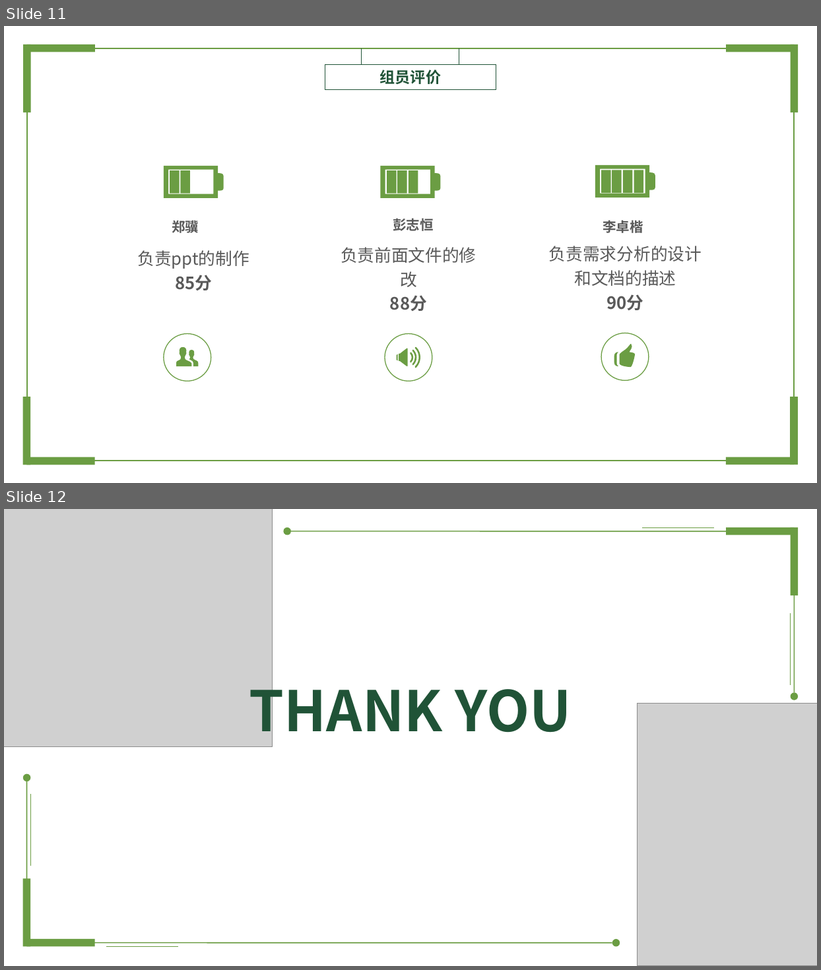
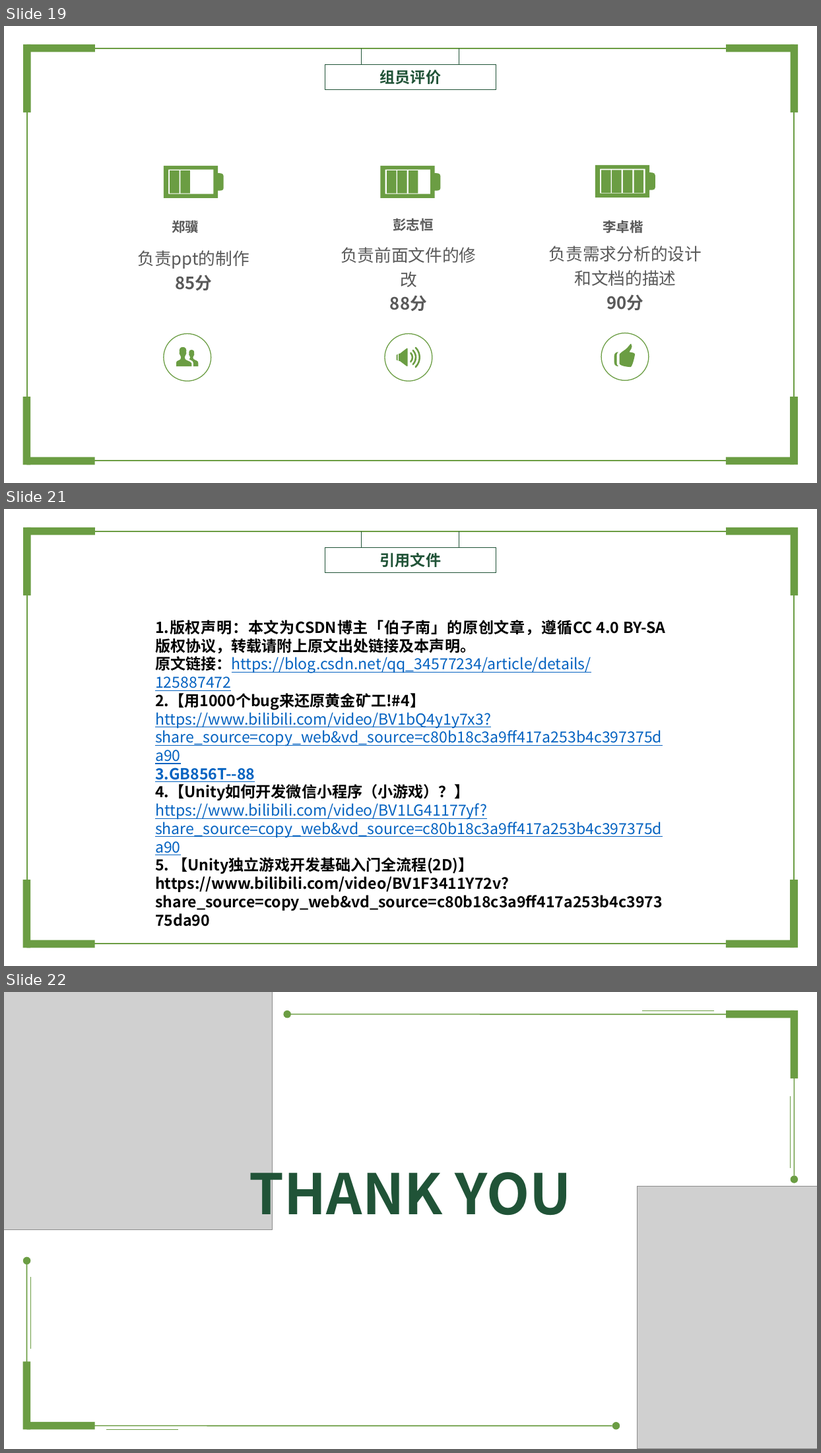
Before and after one commit to lzhokai/-, a slide deck: G13需求分析.pptx. Shown one above the other, each under a label of ours: slides 11 and 12 before the commit, slides 19, 21 and 22 after it; the slides between them are not shown. The pictures are 821x970 and 821x1453 pixels, drawn with LibreOffice and Linux fonts; fonts in the diff are those of the drawing; grey boxes stand for pictures; background and template pictures are left out. Boxes give left, top, right and bottom in pixels: in the first picture for what was removed or moved away, otherwise in the second. Text is boxed around its words. In the diff, an @@ line names an element or a change of style, - is before the commit and + after.

```diff
--- a/G13需求分析.pptx
+++ b/G13需求分析.pptx
@@ slide 21 added at [4, 509, 817, 966], background picture (left out) @@
@@ rectangle added at [24, 527, 31, 595], fill #6B9D43 @@
@@ rectangle added at [27, 527, 96, 535], fill #6B9D43 @@
@@ rectangle added at [726, 527, 795, 535], fill #6B9D43 @@
@@ rectangle added at [791, 527, 798, 595], fill #6B9D43 @@
@@ rectangle added at [27, 531, 795, 945], outline #6B9D43 1.5 pt @@
@@ rectangle added at [325, 547, 496, 572], outline #205337 1 pt, 18 pt, text #205337, bold @@
+引用文件
@@ line added from (362, 531) to (362, 548), #205337 1 pt @@
@@ line added from (459, 531) to (459, 548), #205337 1 pt @@
@@ text added at [155, 620, 665, 911], 18 pt, text #0563C1, underline @@
+1.版权声明：本文为CSDN博主「伯子南」的原创文章，遵循CC 4.0 BY-SA版权协议，转载请附上原文出处链接及本声明。
+原文链接：https://blog.csdn.net/qq_34577234/article/details/125887472
+2.【用1000个bug来还原黄金矿工!#4】 https://www.bilibili.com/video/BV1bQ4y1y7x3?share_source=copy_web&vd_source=c80b18c3a9ff417a253b4c397375da90
+3.GB856T--88
+4.【Unity如何开发微信小程序（小游戏）？】
+https://www.bilibili.com/video/BV1LG41177yf?share_source=copy_web&vd_source=c80b18c3a9ff417a253b4c397375da90
+5. 【Unity独立游戏开发基础入门全流程(2D)】
+https://www.bilibili.com/video/BV1F3411Y72v?share_source=copy_web&vd_source=c80b18c3a9ff417a253b4c397375da90
@@ rectangle added at [23, 880, 30, 948], fill #6B9D43 @@
@@ rectangle added at [791, 880, 798, 948], fill #6B9D43 @@
@@ rectangle added at [26, 941, 95, 948], fill #6B9D43 @@
@@ rectangle added at [726, 941, 795, 948], fill #6B9D43 @@
@@ what was slide 11 is now slide 19 @@
@@ what was slide 12 is now slide 22 @@
```
Also in this commit, not shown: 3 slides changed, 9 other slides added, 8 other files.
